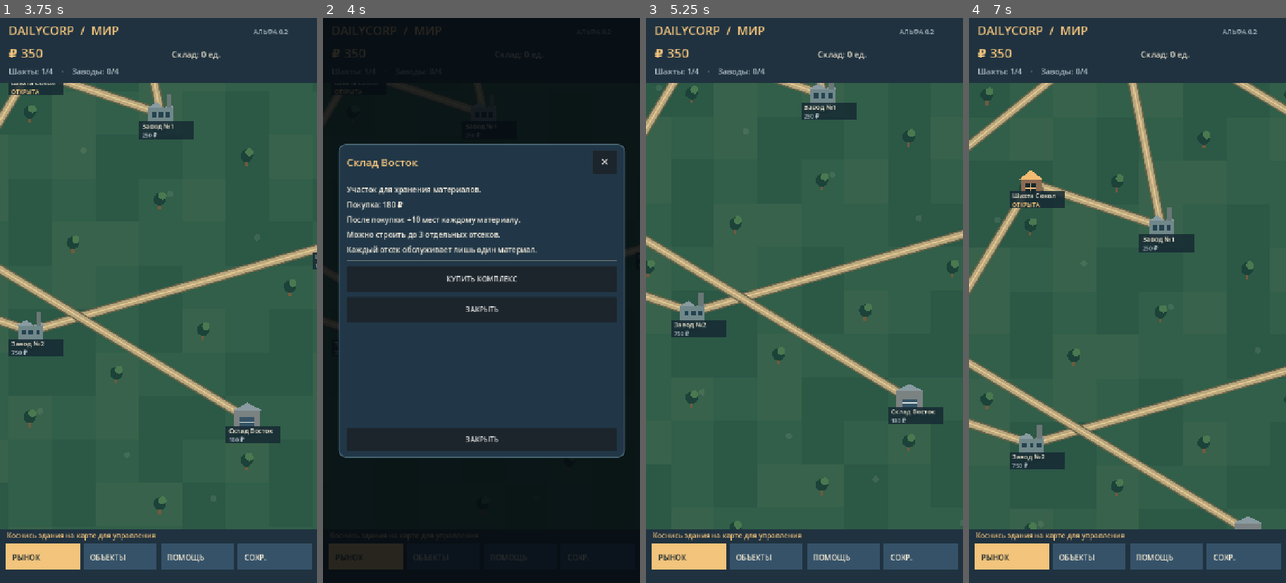
Above: before the commit, frames 1-4 (left to right).
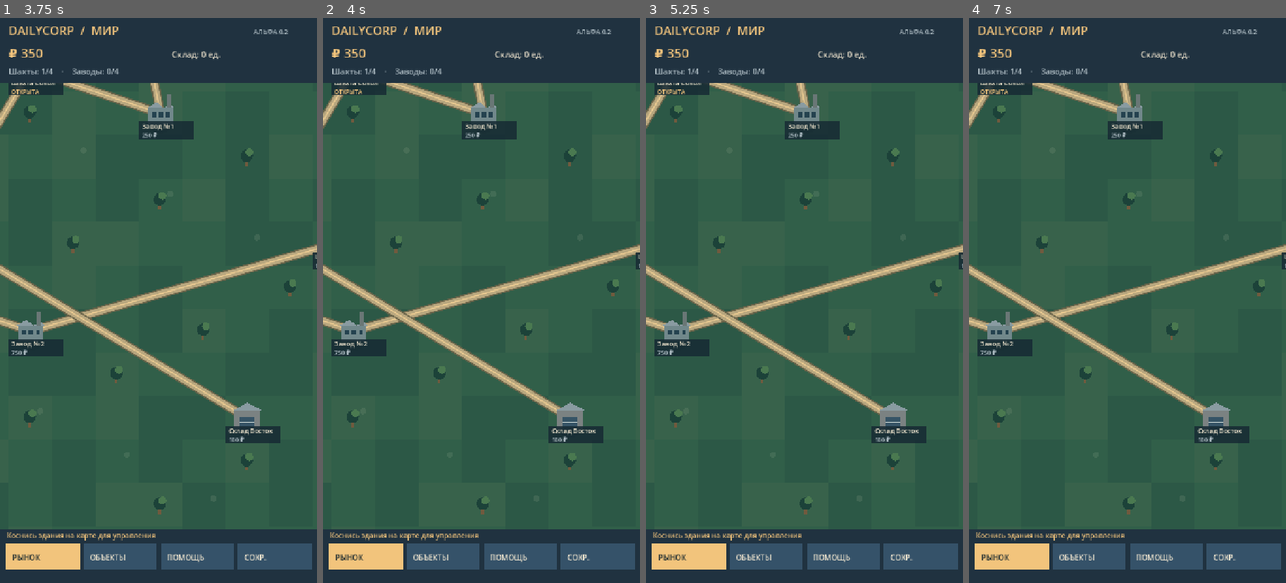
Above: after the commit, the same moments.

Repository: WarfWar/DailyCorp
Game: Godot game, scene res://scenes/main.tscn
Same seed, same stepped clock (60 frames per second), same inputs: the game is played once before the commit and once after it.
Inputs (mouse positions are in pixels of both pictures, inside the frame that each line leads up to):
- Up to frame 1 (3.75 s): tap Enter at 0.5, 2, 3.5 s; drag from (158, 300) to (190, 176) at 0.52 s; tap Space at 1.25, 2.75 s; drag from (158, 300) to (142, 413) at 1.27 s; move the mouse to (190, 176) at 2.02 s; click (190, 176) at 2.17 s; drag from (142, 413) to (63, 215) at 2.77 s; move the mouse to (253, 385) at 3.52 s; click (253, 385) at 3.67 s
- Up to frame 2 (4 s): no input
- Up to frame 3 (5.25 s): click (928, 159) at 4.25 s, where only the run before the commit has a clickable "✕"; tap Space at 5 s; drag from (709, 215) to (756, 159) at 5.02 s
- Up to frame 4 (7 s): move the mouse to (1143, 300) at 5.77 s; click (1143, 300) at 5.92 s; drag from (1079, 159) to (1064, 328) at 6.52 s

Frame 1 is identical in both runs. In frame 2, 99% of the frame differs, in the area x 0-100%, y 0-100%; in frame 3, 12%; in frame 4, 15%.
Error after the commit: Invalid type in function 'present' in base 'Control (responsive_dialog.gd)'. The array of argument 2 (Array) does not have the same element type as the expecte…

Commit message:
Allow dynamic dialogue line arrays without typed-array assignment errors

Diff:
--- a/scripts/world_view.gd
+++ b/scripts/world_view.gd
@@ -96,7 +96,7 @@
     if panel == "":
         dialog.hide()
         return
-    var lines: Array[String] = []
+    var lines: Array = []
     var title := ""
     match panel:
         "place":
